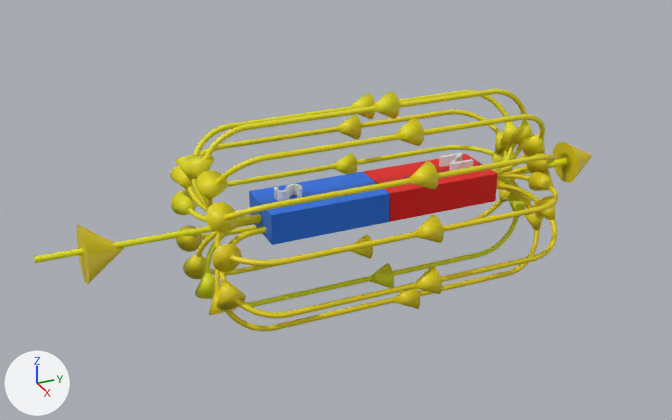
The glTF model magneticFieldLinesMagnetForGltf.gltf as it was, and as the next commit left it.
Before and after are seen from a 50 mm lens placed at (20.0, -10.13, 9.82), pointed at (-0.28, -1.01, -0.32). The axes (+X, +Y, +Z) are drawn at lower left. The lights are the same throughout. Where no turn or scale is listed for an object, it has been applied to the vertices.
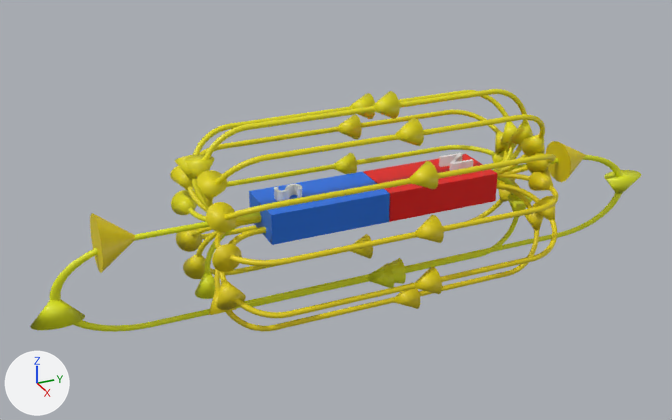
Pixel boxes [x1, y1, x2, y2] of what changed, in the pictures (672 x 420 px):
'Cone.015', added (yellow): after [30, 155, 641, 332]
'Cone.014', moved: before [77, 225, 124, 284]; after [90, 213, 135, 273]
'Cone.013', moved: before [553, 142, 593, 183]; after [546, 141, 586, 182]
'Cylinder.001', deleted (yellow): before [34, 222, 260, 263]
'Cylinder', deleted: before [516, 158, 567, 174]

Patch to the scene script:
```diff
--- a/magneticFieldLinesMagnetForGltf.gltf.py
+++ b/magneticFieldLinesMagnetForGltf.gltf.py
@@ mat_none_016 @@
+mat_none_016 = principled_material('None.016')
+mat_none_016.base_color = (0.747, 0.8, 0.00611)  # yellow #e0e712
@@ me_cone_015 @@
+me_cone_015.from_pydata(...)  # 699 vertices, 1386 faces; spans x -0.3..0.4, y -9.0..8.9, z -1.6..1.3
+me_cone_015.materials.append(mat_none_016)  # yellow #e0e712
@@ ob_cylinder @@
-ob_cylinder = bpy.data.objects.new('Cylinder', me_cylinder)
-ob_cylinder.location = (0.0, 4.1, -0.06)
@@ ob_cone_013 @@
 ob_cone_013 = bpy.data.objects.new('Cone.013', me_cone_013)
-ob_cone_013.location = (0.0, 6.05, -0.02)
+ob_cone_013.location = (0.0, 5.8, 0.04)
@@ ob_cone_014 @@
 ob_cone_014 = bpy.data.objects.new('Cone.014', me_cone_014)
-ob_cone_014.location = (-0.1, -7.57, -0.16)
+ob_cone_014.location = (-0.05, -7.24, 0.09)
@@ ob_cylinder_001 @@
-ob_cylinder_001 = bpy.data.objects.new('Cylinder.001', me_cylinder_001)
-ob_cylinder_001.location = (-0.07, -8.65, -0.06)
@@ ob_cone_015 @@
+ob_cone_015 = bpy.data.objects.new('Cone.015', me_cone_015)
+ob_cone_015.location = (-0.04, 0.0, -1.16)
```
